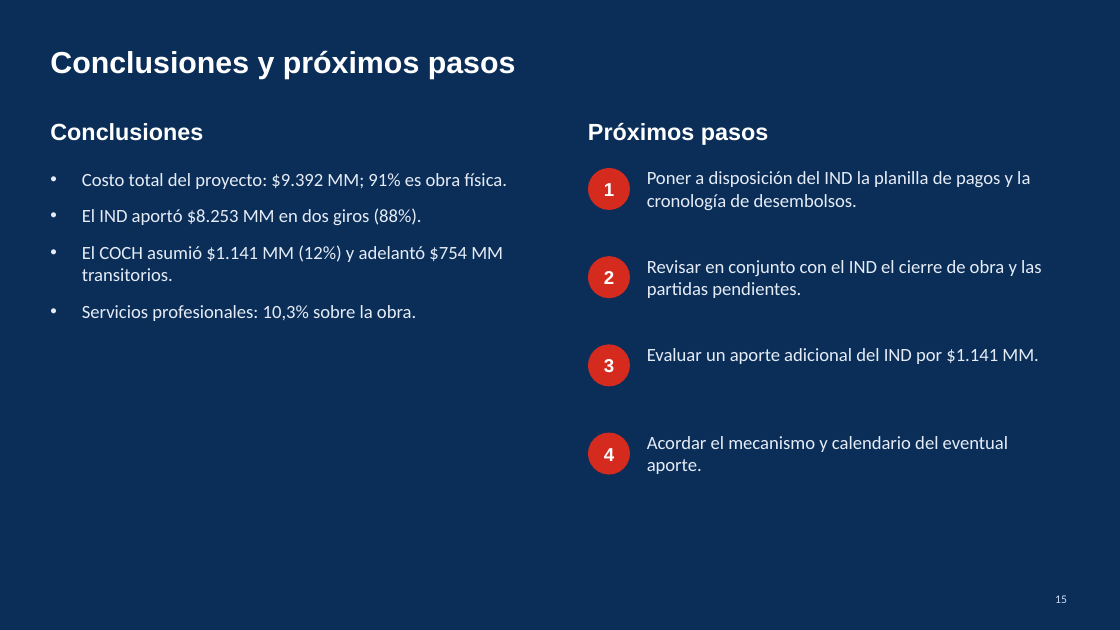
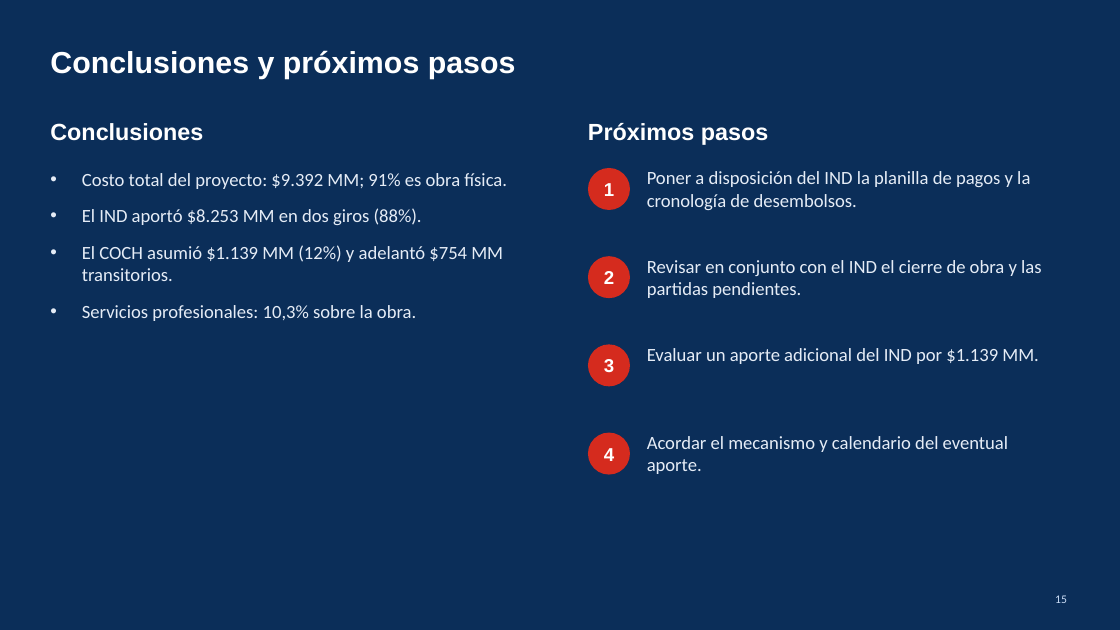
Before and after one commit to mmujicaa-prog/grit-test-app, a slide deck: slide 15 of entregables/Cerrillos_Aporte_COCH_IND.pptx. Drawn at 1120x630 pixels with LibreOffice and Linux fonts; fonts in the diff are those of the drawing; background and template pictures are left out. Boxes give left, top, right and bottom in pixels: in the first picture for what was removed or moved away, otherwise in the second. Text is boxed around its words. In the diff, an @@ line names an element or a change of style, - is before the commit and + after.

```diff
--- a/entregables/Cerrillos_Aporte_COCH_IND.pptx
+++ b/entregables/Cerrillos_Aporte_COCH_IND.pptx
@@ text at bbox=[82, 245, 503, 281]: text changed @@
-• El COCH asumió $1.141 MM (12%) y adelantó $754 MM transitorios.
+• El COCH asumió $1.139 MM (12%) y adelantó $754 MM transitorios.
@@ text at bbox=[647, 348, 1039, 364]: text changed @@
-Evaluar un aporte adicional del IND por $1.141 MM.
+Evaluar un aporte adicional del IND por $1.139 MM.
```
Also in this commit, not shown: 5 other slides changed, 1 other file.
